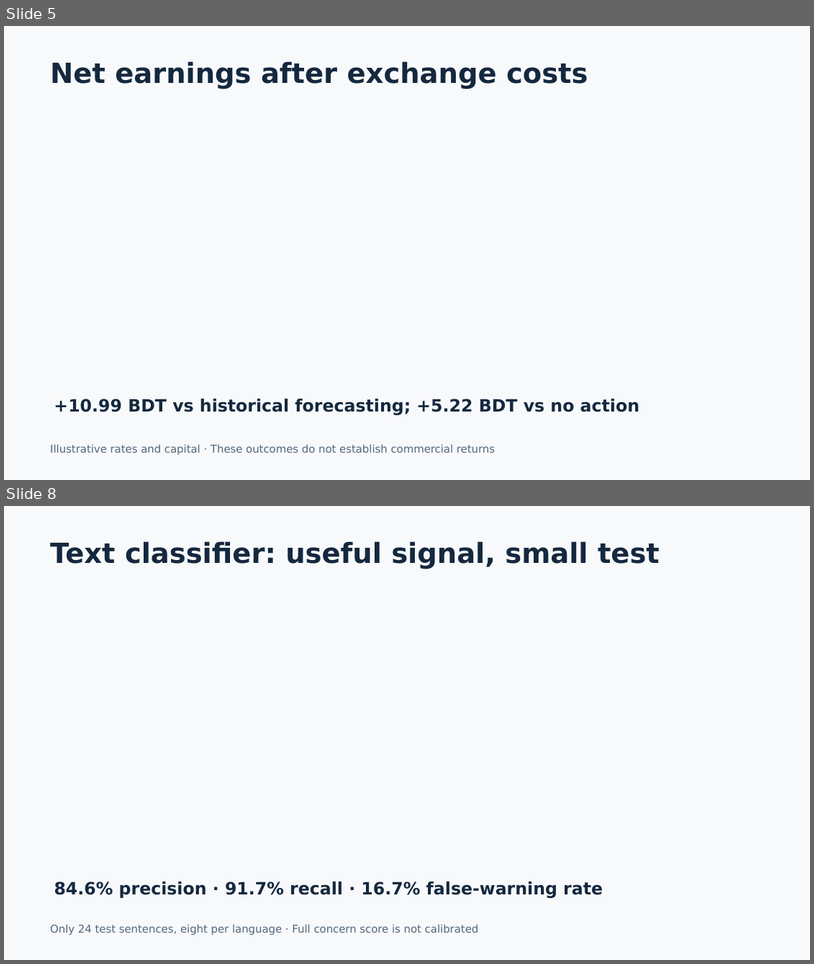
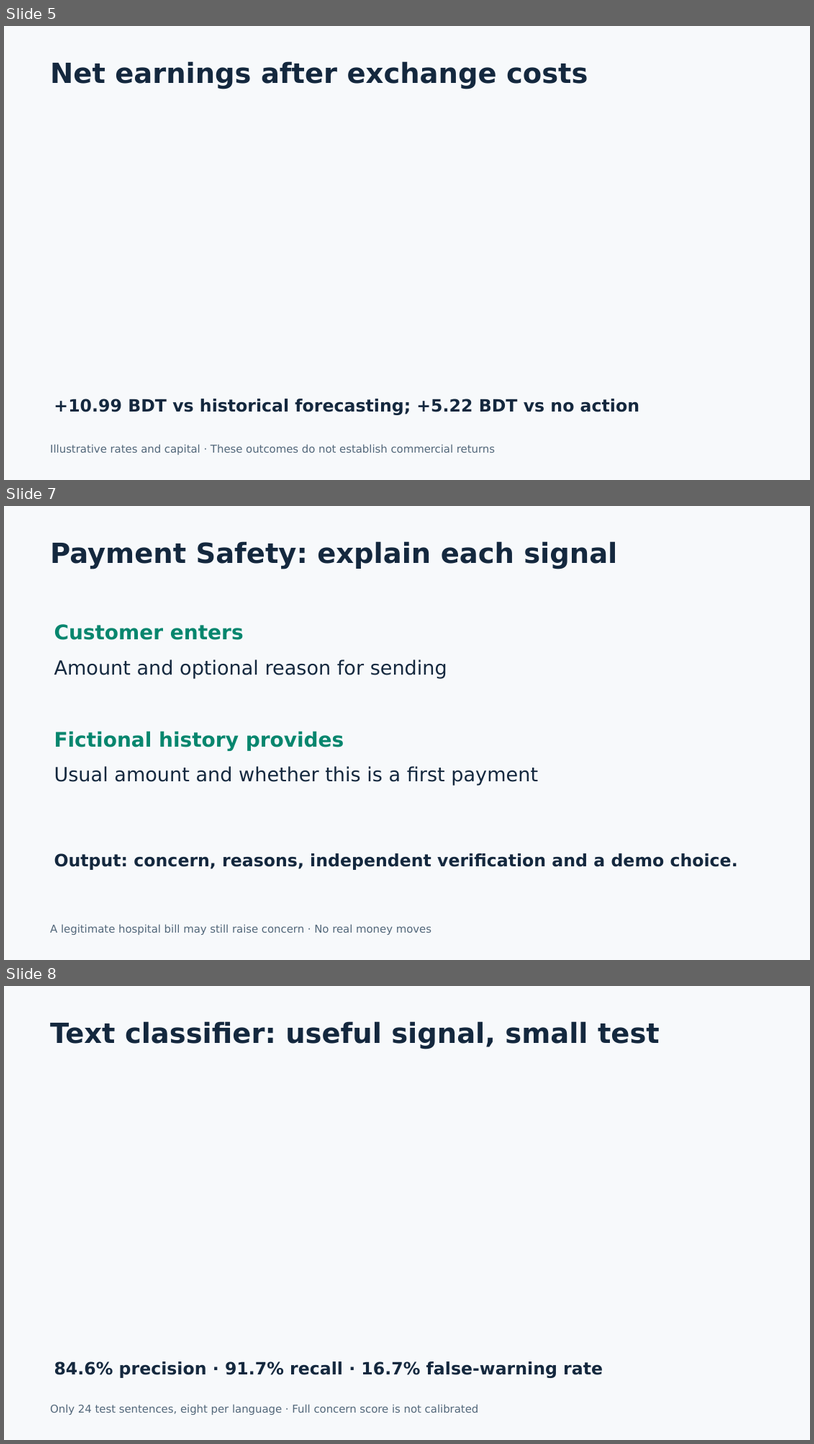
Before and after one commit to Rawnak-Alam/upay-shurokkha, a slide deck: docs/Presentation.pptx. Shown one above the other, each under a label of ours: slides 5 and 8 before the commit, slides 5, 7 and 8 after it; the slides between them are not shown. The pictures are 814x964 and 814x1444 pixels, drawn with LibreOffice and Linux fonts; fonts in the diff are those of the drawing. Boxes give left, top, right and bottom in pixels: in the first picture for what was removed or moved away, otherwise in the second. Text is boxed around its words. In the diff, an @@ line names an element or a change of style, - is before the commit and + after.

```diff
--- a/docs/Presentation.pptx
+++ b/docs/Presentation.pptx
@@ slide 7 added at (4,506,810,960), background #F7F9FB @@
@@ text added at (50,541,617,569), 33 pt, text #14283E, bold @@
+Payment Safety: explain each signal
@@ text added at (54,624,244,640), 24 pt, text #07866E, bold @@
+Customer enters
@@ text added at (54,659,448,678), 23.2 pt, text #14283E @@
+Amount and optional reason for sending
@@ text added at (54,731,345,751), 24 pt, text #07866E, bold @@
+Fictional history provides
@@ text added at (54,766,538,785), 23.2 pt, text #14283E @@
+Usual amount and whether this is a first payment
@@ text added at (54,853,738,870), 20.2 pt, text #14283E, bold @@
+Output: concern, reasons, independent verification and a demo choice.
@@ text added at (50,924,432,934), 12.8 pt, text #52677A @@
+A legitimate hospital bill may still raise concern · No real money moves
```
Also in this commit, not shown: 1 other slide added, 2 slides removed, 9 other files.
